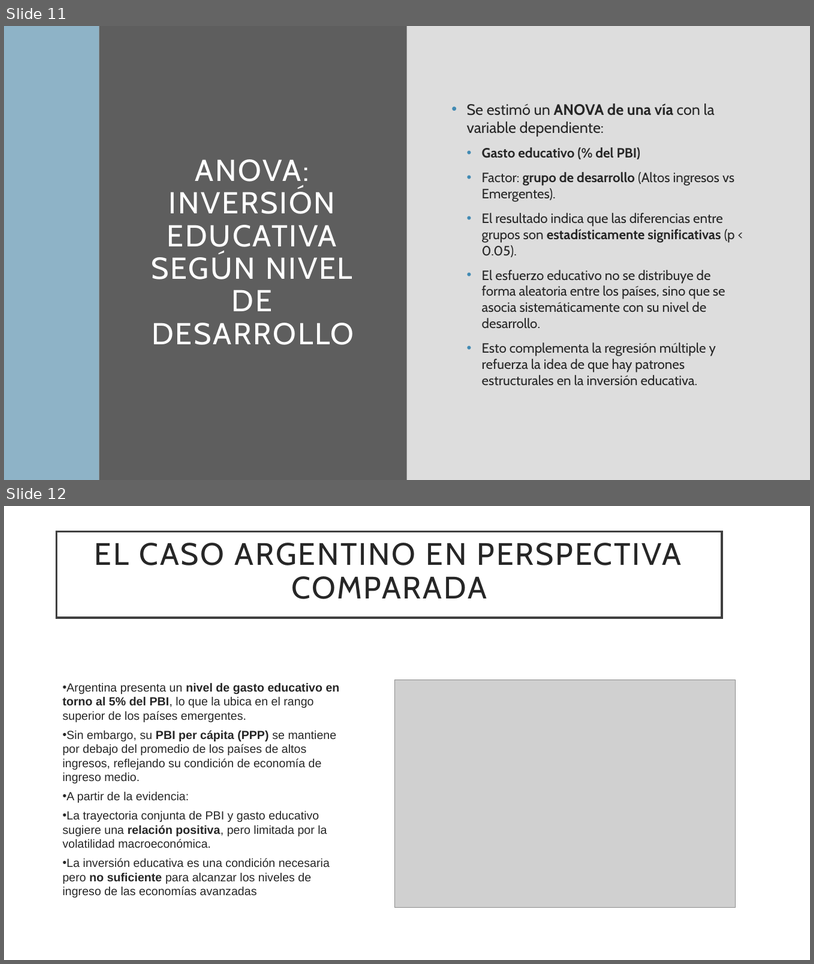
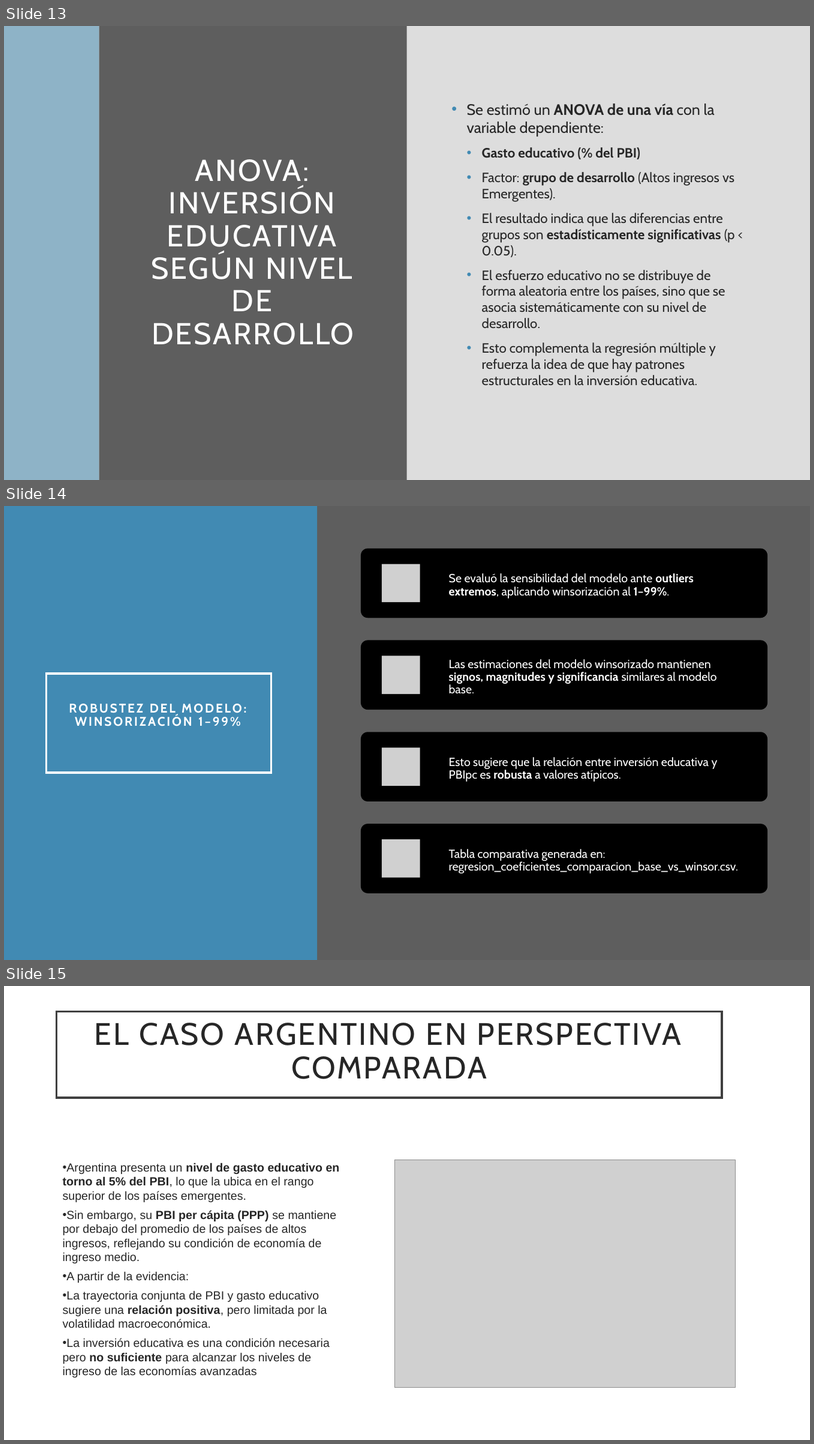
Before and after one commit to Tomas-Dumont/proyecto_educacion_y_desarrollo_economico, a slide deck: TP_Ciencia_Datos.pptx. Shown one above the other, each under a label of ours: slides 11 and 12 before the commit, slides 13, 14 and 15 after it. The pictures are 814x964 and 814x1444 pixels, drawn with LibreOffice and Linux fonts; fonts in the diff are those of the drawing; grey boxes stand for pictures. Boxes give left, top, right and bottom in pixels: in the first picture for what was removed or moved away, otherwise in the second. Text is boxed around its words. In the diff, an @@ line names an element or a change of style, - is before the commit and + after.

```diff
--- a/TP_Ciencia_Datos.pptx
+++ b/TP_Ciencia_Datos.pptx
@@ slide 14 added at [4, 506, 810, 960], background #5E5E5E @@
@@ rectangle added at [4, 506, 317, 960], fill #418AB3 @@
@@ rectangle added at [318, 506, 810, 960], fill #5E5E5E @@
@@ title added at [47, 673, 272, 773], outline #FFFFFF 2.5 pt, 15 pt, text #FFFFFF, bold @@
+ROBUSTEZ DEL MODELO: WINSORIZACIÓN 1–99%
@@ group added at [361, 549, 768, 893]: 4 rounded rectangles, 4 pictures, 4 texts @@
+Se evaluó la sensibilidad del modelo ante outliers extremos, aplicando winsorización al 1–99%.
+Las estimaciones del modelo winsorizado mantienen signos, magnitudes y significancia similares al modelo base.
+Esto sugiere que la relación entre inversión educativa y PBIpc es robusta a valores atípicos.
+Tabla comparativa generada en: regresion_coeficientes_comparacion_base_vs_winsor.csv.
@@ what was slide 11 is now slide 13 @@
@@ what was slide 12 is now slide 15 @@
```
Also in this commit, not shown: 2 other slides added.
